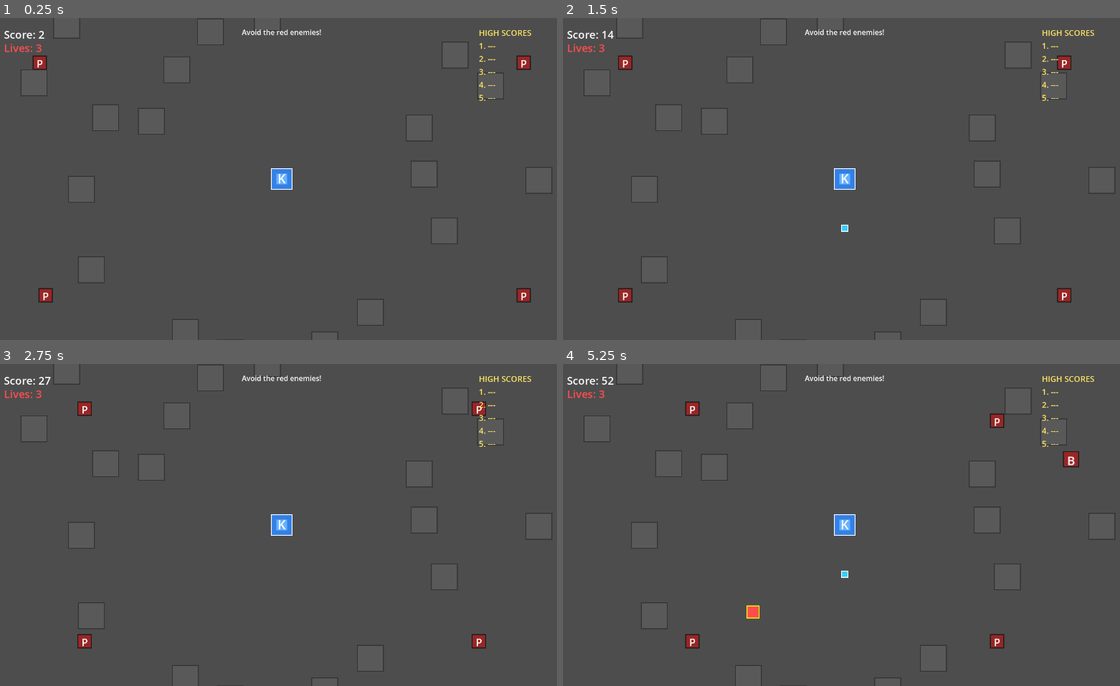
Above: before the commit, frames 1-4 (two rows, left to right).
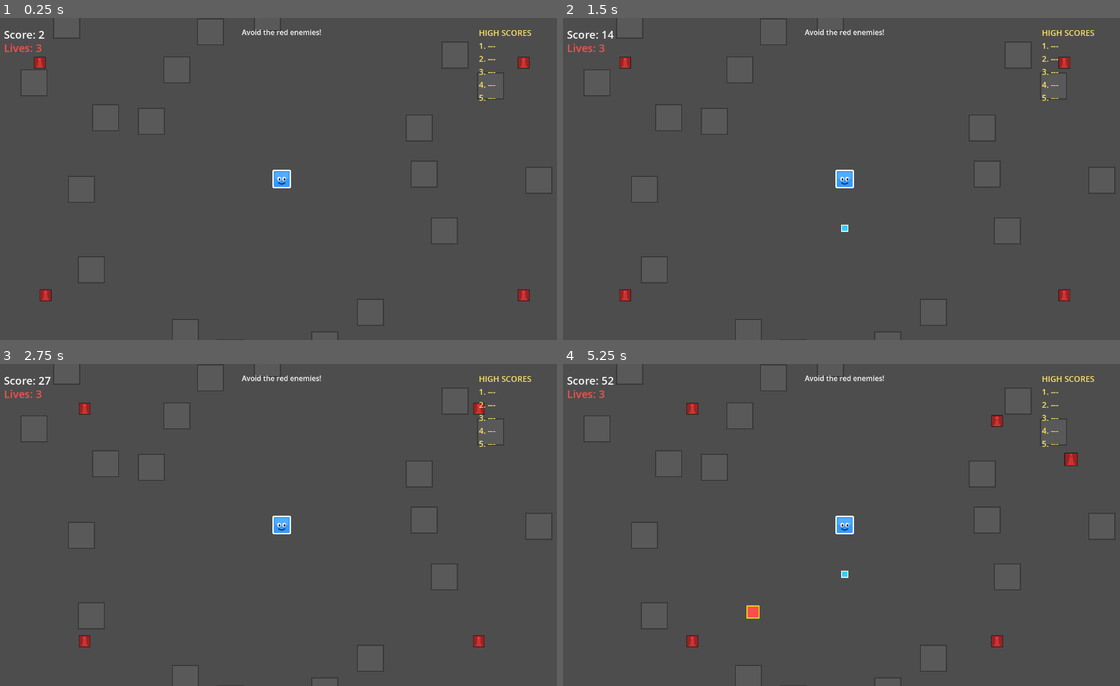
Above: after the commit, the same moments.

Repository: aryavolkan/evolve
Game: Godot game, scene res://main.tscn
The game is run twice, just before and just after one commit, with the same random seed, the same clock (stepped at 60 frames per second) and the same inputs.
Inputs:
- Up to frame 1 (0.25 s): no input
- Up to frame 2 (1.5 s): tap Enter (ui_accept) at 0.5, 0.77 s; hold D (shoot_right) 0.53-1.28 s; hold S (shoot_down) from 1.28 s (still down)
- Up to frame 3 (2.75 s): tap Enter (ui_accept) at 1.52 s; release S (shoot_down) at 2.03 s; hold D (shoot_right) from 2.03 s (still down)
- Up to frame 4 (5.25 s): release D (shoot_right) at 2.78 s; hold W (shoot_up) 2.78-3.53 s; tap Enter (ui_accept) at 3.02, 3.77, 4.52, 5 s; hold A (shoot_left) 3.53-5.03 s; hold S (shoot_down) from 5.03 s (still down)

The runs differ from the first frame. In frame 1, 0.6% of the frame differs, in the area x 5-96%, y 11-89%; in frame 2, 0.6%; in frame 3, 0.6%; in frame 4, 0.7%, in the area x 21-93%, y 11-89%.

Commit message:
Use SVG icons for chess pieces
Replace letter symbols with proper SVG chess piece icons:
- Player: blue king crown
- Enemies: red pawn, knight, bishop, rook, queen

Icons are dynamically scaled based on piece type config.

Co-Authored-By: Claude Opus 4.5 <noreply@anthropic.com>

Diff:
--- /dev/null
+++ b/assets/bishop_icon.svg
@@ -0,0 +1,15 @@
+<svg xmlns="http://www.w3.org/2000/svg" viewBox="0 0 64 64">
+  <!-- Black border -->
+  <rect x="2" y="2" width="60" height="60" rx="4" fill="#1a1a1a"/>
+  <!-- Dark red body -->
+  <rect x="5" y="5" width="54" height="54" rx="3" fill="#992222"/>
+  <!-- Bishop shape -->
+  <ellipse cx="32" cy="12" rx="6" ry="6" fill="#cc3333"/>
+  <path d="M26 18 L24 28 L22 42 L18 52 L46 52 L42 42 L40 28 L38 18 Z" fill="#cc3333"/>
+  <!-- Slit -->
+  <path d="M32 14 L30 26 L32 24 L34 26 L32 14" fill="#881111"/>
+  <!-- Base -->
+  <rect x="16" y="50" width="32" height="8" rx="2" fill="#cc3333"/>
+  <!-- Highlight -->
+  <ellipse cx="30" cy="10" rx="2" ry="2" fill="#ff6666" opacity="0.5"/>
+</svg>
--- /dev/null
+++ b/assets/knight_icon.svg
@@ -0,0 +1,15 @@
+<svg xmlns="http://www.w3.org/2000/svg" viewBox="0 0 64 64">
+  <!-- Black border -->
+  <rect x="2" y="2" width="60" height="60" rx="4" fill="#1a1a1a"/>
+  <!-- Dark red body -->
+  <rect x="5" y="5" width="54" height="54" rx="3" fill="#992222"/>
+  <!-- Knight horse head shape -->
+  <path d="M20 52 L20 38 L16 32 L20 24 L24 20 L28 12 L36 12 L42 16 L46 24 L44 32 L48 36 L48 52 Z" fill="#cc3333"/>
+  <!-- Eye -->
+  <ellipse cx="34" cy="22" rx="4" ry="4" fill="#1a1a1a"/>
+  <ellipse cx="35" cy="21" rx="1.5" ry="1.5" fill="#ffffff"/>
+  <!-- Mane -->
+  <path d="M28 12 L26 18 L30 16 L28 22 L32 20 L30 26" stroke="#881111" stroke-width="2" fill="none"/>
+  <!-- Base -->
+  <rect x="16" y="50" width="32" height="8" rx="2" fill="#cc3333"/>
+</svg>
--- /dev/null
+++ b/assets/pawn_icon.svg
@@ -0,0 +1,12 @@
+<svg xmlns="http://www.w3.org/2000/svg" viewBox="0 0 64 64">
+  <!-- Black border -->
+  <rect x="2" y="2" width="60" height="60" rx="4" fill="#1a1a1a"/>
+  <!-- Dark red body -->
+  <rect x="5" y="5" width="54" height="54" rx="3" fill="#992222"/>
+  <!-- Pawn shape -->
+  <ellipse cx="32" cy="18" rx="10" ry="10" fill="#cc3333"/>
+  <path d="M22 28 L22 42 L18 52 L46 52 L42 42 L42 28 Z" fill="#cc3333"/>
+  <rect x="16" y="50" width="32" height="8" rx="2" fill="#cc3333"/>
+  <!-- Highlight -->
+  <ellipse cx="30" cy="15" rx="4" ry="4" fill="#ff6666" opacity="0.5"/>
+</svg>
--- /dev/null
+++ b/assets/player_icon.svg
@@ -0,0 +1,16 @@
+<svg xmlns="http://www.w3.org/2000/svg" viewBox="0 0 64 64">
+  <!-- White border -->
+  <rect x="2" y="2" width="60" height="60" rx="6" fill="#ffffff"/>
+  <!-- Blue body -->
+  <rect x="6" y="6" width="52" height="52" rx="4" fill="#3399ff"/>
+  <!-- Inner highlight -->
+  <rect x="10" y="10" width="44" height="22" rx="3" fill="#66bbff" opacity="0.6"/>
+  <!-- Eye left -->
+  <ellipse cx="24" cy="32" rx="6" ry="7" fill="#ffffff"/>
+  <ellipse cx="25" cy="33" rx="3" ry="4" fill="#1a1a2e"/>
+  <!-- Eye right -->
+  <ellipse cx="40" cy="32" rx="6" ry="7" fill="#ffffff"/>
+  <ellipse cx="41" cy="33" rx="3" ry="4" fill="#1a1a2e"/>
+  <!-- Smile -->
+  <path d="M22 44 Q32 52 42 44" stroke="#1a1a2e" stroke-width="3" fill="none" stroke-linecap="round"/>
+</svg>
--- /dev/null
+++ b/assets/queen_icon.svg
@@ -0,0 +1,20 @@
+<svg xmlns="http://www.w3.org/2000/svg" viewBox="0 0 64 64">
+  <!-- Black border -->
+  <rect x="2" y="2" width="60" height="60" rx="4" fill="#1a1a1a"/>
+  <!-- Dark red body -->
+  <rect x="5" y="5" width="54" height="54" rx="3" fill="#992222"/>
+  <!-- Crown points -->
+  <ellipse cx="12" cy="14" rx="4" ry="4" fill="#cc3333"/>
+  <ellipse cx="24" cy="10" rx="4" ry="4" fill="#cc3333"/>
+  <ellipse cx="32" cy="8" rx="5" ry="5" fill="#cc3333"/>
+  <ellipse cx="40" cy="10" rx="4" ry="4" fill="#cc3333"/>
+  <ellipse cx="52" cy="14" rx="4" ry="4" fill="#cc3333"/>
+  <!-- Crown base -->
+  <path d="M12 16 L14 32 L16 42 L14 52 L50 52 L48 42 L50 32 L52 16 L40 22 L32 18 L24 22 Z" fill="#cc3333"/>
+  <!-- Crown jewels -->
+  <ellipse cx="32" cy="8" rx="2" ry="2" fill="#ffcc00"/>
+  <ellipse cx="24" cy="10" rx="1.5" ry="1.5" fill="#ffcc00"/>
+  <ellipse cx="40" cy="10" rx="1.5" ry="1.5" fill="#ffcc00"/>
+  <!-- Base -->
+  <rect x="12" y="50" width="40" height="8" rx="2" fill="#cc3333"/>
+</svg>
--- /dev/null
+++ b/assets/rook_icon.svg
@@ -0,0 +1,18 @@
+<svg xmlns="http://www.w3.org/2000/svg" viewBox="0 0 64 64">
+  <!-- Black border -->
+  <rect x="2" y="2" width="60" height="60" rx="4" fill="#1a1a1a"/>
+  <!-- Dark red body -->
+  <rect x="5" y="5" width="54" height="54" rx="3" fill="#992222"/>
+  <!-- Rook castle shape -->
+  <!-- Battlements -->
+  <rect x="14" y="10" width="8" height="10" fill="#cc3333"/>
+  <rect x="28" y="10" width="8" height="10" fill="#cc3333"/>
+  <rect x="42" y="10" width="8" height="10" fill="#cc3333"/>
+  <!-- Body -->
+  <rect x="16" y="18" width="32" height="8" fill="#cc3333"/>
+  <path d="M18 26 L20 42 L18 52 L46 52 L44 42 L46 26 Z" fill="#cc3333"/>
+  <!-- Base -->
+  <rect x="14" y="50" width="36" height="8" rx="2" fill="#cc3333"/>
+  <!-- Window -->
+  <rect x="28" y="32" width="8" height="12" rx="1" fill="#881111"/>
+</svg>
--- a/enemy.gd
+++ b/enemy.gd
@@ -18,13 +18,13 @@
 var move_progress: float = 0.0
 const MOVE_DURATION: float = 0.3
 
-# Chess piece symbols (letters)
-const PIECE_SYMBOLS = {
-	Type.PAWN: "P",
-	Type.KNIGHT: "N",
-	Type.BISHOP: "B",
-	Type.ROOK: "R",
-	Type.QUEEN: "Q"
+# Chess piece textures
+var PIECE_TEXTURES = {
+	Type.PAWN: preload("res://assets/pawn_icon.svg"),
+	Type.KNIGHT: preload("res://assets/knight_icon.svg"),
+	Type.BISHOP: preload("res://assets/bishop_icon.svg"),
+	Type.ROOK: preload("res://assets/rook_icon.svg"),
+	Type.QUEEN: preload("res://assets/queen_icon.svg")
 }
 
 # Chess piece config: points, size, speed multiplier, move cooldown
@@ -49,35 +49,16 @@
 	move_cooldown = config["cooldown"]
 	speed *= config["speed_mult"]
 
-	var half_size = config["size"] / 2.0
-	var border_half = half_size + 2.0
-
 	# Update collision shape (duplicate to avoid sharing between instances)
 	var new_shape = RectangleShape2D.new()
 	new_shape.size = Vector2(config["size"], config["size"])
 	$CollisionShape2D.shape = new_shape
 
-	# Update border (black background for chess piece)
-	$Border.offset_left = -border_half
-	$Border.offset_top = -border_half
-	$Border.offset_right = border_half
-	$Border.offset_bottom = border_half
-	$Border.color = Color(0.1, 0.1, 0.1, 1)
-
-	# Update inner rect (dark red for enemy pieces)
-	$ColorRect.offset_left = -half_size
-	$ColorRect.offset_top = -half_size
-	$ColorRect.offset_right = half_size
-	$ColorRect.offset_bottom = half_size
-	$ColorRect.color = Color(0.6, 0.15, 0.15, 1)
-
-	# Update symbol label
-	$Symbol.text = PIECE_SYMBOLS[type]
-	$Symbol.add_theme_font_size_override("font_size", int(config["size"] * 0.85))
-	$Symbol.offset_left = -half_size
-	$Symbol.offset_top = -half_size
-	$Symbol.offset_right = half_size
-	$Symbol.offset_bottom = half_size
+	# Update sprite texture and scale
+	$Sprite2D.texture = PIECE_TEXTURES[type]
+	var texture_size = $Sprite2D.texture.get_size()
+	var target_scale = config["size"] / texture_size.x
+	$Sprite2D.scale = Vector2(target_scale, target_scale)
 
 func _physics_process(delta: float) -> void:
 	if not player:
--- a/enemy.tscn
+++ b/enemy.tscn
@@ -1,6 +1,7 @@
-[gd_scene load_steps=2 format=3 uid="uid://cenemy5678"]
+[gd_scene load_steps=4 format=3 uid="uid://cenemy5678"]
 
 [ext_resource type="Script" path="res://enemy.gd" id="1_enemy"]
+[ext_resource type="Texture2D" uid="uid://pawn_icon" path="res://assets/pawn_icon.svg" id="2_pawn"]
 
 [sub_resource type="RectangleShape2D" id="RectangleShape2D_enemy"]
 size = Vector2(30, 30)
@@ -10,30 +11,9 @@
 collision_mask = 5
 script = ExtResource("1_enemy")
 
-[node name="Border" type="ColorRect" parent="."]
-offset_left = -17.0
-offset_top = -17.0
-offset_right = 17.0
-offset_bottom = 17.0
-color = Color(0.1, 0.1, 0.1, 1)
-
-[node name="ColorRect" type="ColorRect" parent="."]
-offset_left = -15.0
-offset_top = -15.0
-offset_right = 15.0
-offset_bottom = 15.0
-color = Color(0.6, 0.15, 0.15, 1)
-
-[node name="Symbol" type="Label" parent="."]
-offset_left = -15.0
-offset_top = -15.0
-offset_right = 15.0
-offset_bottom = 15.0
-theme_override_colors/font_color = Color(1, 1, 1, 1)
-theme_override_font_sizes/font_size = 24
-text = "P"
-horizontal_alignment = 1
-vertical_alignment = 1
+[node name="Sprite2D" type="Sprite2D" parent="."]
+scale = Vector2(0.5, 0.5)
+texture = ExtResource("2_pawn")
 
 [node name="CollisionShape2D" type="CollisionShape2D" parent="."]
 shape = SubResource("RectangleShape2D_enemy")
--- a/player.gd
+++ b/player.gd
@@ -13,7 +13,7 @@
 
 var projectile_scene: PackedScene = preload("res://projectile.tscn")
 
-@onready var color_rect: ColorRect = $ColorRect
+@onready var sprite: Sprite2D = $Sprite2D
 
 func _physics_process(delta: float) -> void:
 	if is_hit:
@@ -87,19 +87,19 @@
 
 func activate_speed_boost(duration: float) -> void:
 	is_speed_boosted = true
-	color_rect.modulate = Color(0.5, 1, 0.8, 1)  # Cyan-green tint
+	sprite.modulate = Color(0.5, 1, 0.8, 1)  # Cyan-green tint
 	await get_tree().create_timer(duration).timeout
 	is_speed_boosted = false
 	if not is_invincible:
-		color_rect.modulate = Color(1, 1, 1, 1)
+		sprite.modulate = Color(1, 1, 1, 1)
 
 func activate_invincibility(duration: float) -> void:
 	is_invincible = true
-	color_rect.modulate = Color(1, 0.9, 0.3, 1)  # Gold tint
+	sprite.modulate = Color(1, 0.9, 0.3, 1)  # Gold tint
 	await get_tree().create_timer(duration).timeout
 	is_invincible = false
 	if not is_speed_boosted:
-		color_rect.modulate = Color(1, 1, 1, 1)
+		sprite.modulate = Color(1, 1, 1, 1)
 
 func respawn(pos: Vector2, invincibility_duration: float) -> void:
 	position = pos
--- a/player.tscn
+++ b/player.tscn
@@ -1,6 +1,7 @@
-[gd_scene load_steps=3 format=3 uid="uid://b2player1234"]
+[gd_scene load_steps=4 format=3 uid="uid://b2player1234"]
 
 [ext_resource type="Script" path="res://player.gd" id="1_player"]
+[ext_resource type="Texture2D" uid="uid://player_icon" path="res://assets/player_icon.svg" id="2_icon"]
 
 [sub_resource type="RectangleShape2D" id="RectangleShape2D_player"]
 size = Vector2(40, 40)
@@ -10,37 +11,9 @@
 collision_mask = 6
 script = ExtResource("1_player")
 
-[node name="Border" type="ColorRect" parent="."]
-offset_left = -24.0
-offset_top = -24.0
-offset_right = 24.0
-offset_bottom = 24.0
-color = Color(1, 1, 1, 1)
-
-[node name="ColorRect" type="ColorRect" parent="."]
-offset_left = -22.0
-offset_top = -22.0
-offset_right = 22.0
-offset_bottom = 22.0
-color = Color(0.2, 0.5, 0.9, 1)
-
-[node name="Inner" type="ColorRect" parent="."]
-offset_left = -12.0
-offset_top = -12.0
-offset_right = 12.0
-offset_bottom = 12.0
-color = Color(0.4, 0.7, 1, 1)
-
-[node name="Symbol" type="Label" parent="."]
-offset_left = -20.0
-offset_top = -20.0
-offset_right = 20.0
-offset_bottom = 20.0
-theme_override_colors/font_color = Color(1, 1, 1, 1)
-theme_override_font_sizes/font_size = 28
-text = "K"
-horizontal_alignment = 1
-vertical_alignment = 1
+[node name="Sprite2D" type="Sprite2D" parent="."]
+scale = Vector2(0.7, 0.7)
+texture = ExtResource("2_icon")
 
 [node name="CollisionShape2D" type="CollisionShape2D" parent="."]
 shape = SubResource("RectangleShape2D_player")
--- a/project.godot
+++ b/project.godot
@@ -8,11 +8,15 @@
 
 config_version=5
 
+[animation]
+
+compatibility/default_parent_skeleton_in_mesh_instance_3d=true
+
 [application]
 
 config/name="Evolve"
 run/main_scene="res://main.tscn"
-config/features=PackedStringArray("4.5", "Forward Plus")
+config/features=PackedStringArray("4.6", "Forward Plus")
 config/icon="res://icon.svg"
 
 [display]
@@ -24,17 +28,21 @@
 
 shoot_up={
 "deadzone": 0.5,
-"events": [Object(InputEventKey,"resource_local_to_scene":fa …(196 unchanged characters)… ,"unicode":119,"location":0,"echo":false)]
+"events": [Object(InputEventKey,"resource_local_to_scene":fa …(196 unchanged characters)… ,"unicode":119,"location":0,"echo":false,"script":null)
+]
 }
 shoot_down={
 "deadzone": 0.5,
-"events": [Object(InputEventKey,"resource_local_to_scene":fa …(196 unchanged characters)… ,"unicode":115,"location":0,"echo":false)]
+"events": [Object(InputEventKey,"resource_local_to_scene":fa …(196 unchanged characters)… ,"unicode":115,"location":0,"echo":false,"script":null)
+]
 }
 shoot_left={
 "deadzone": 0.5,
-"events": [Object(InputEventKey,"resource_local_to_scene":fa …(195 unchanged characters)… 0,"unicode":97,"location":0,"echo":false)]
+"events": [Object(InputEventKey,"resource_local_to_scene":fa …(195 unchanged characters)… 0,"unicode":97,"location":0,"echo":false,"script":null)
+]
 }
 shoot_right={
 "deadzone": 0.5,
-"events": [Object(InputEventKey,"resource_local_to_scene":fa …(196 unchanged characters)… ,"unicode":100,"location":0,"echo":false)]
+"events": [Object(InputEventKey,"resource_local_to_scene":fa …(196 unchanged characters)… ,"unicode":100,"location":0,"echo":false,"script":null)
+]
 }
Not shown, added: assets/bishop_icon.svg.import
Not shown, added: assets/knight_icon.svg.import
Not shown, added: assets/pawn_icon.svg.import
Not shown, added: assets/player_icon.svg.import
Not shown, added: assets/queen_icon.svg.import
Not shown, added: assets/rook_icon.svg.import
